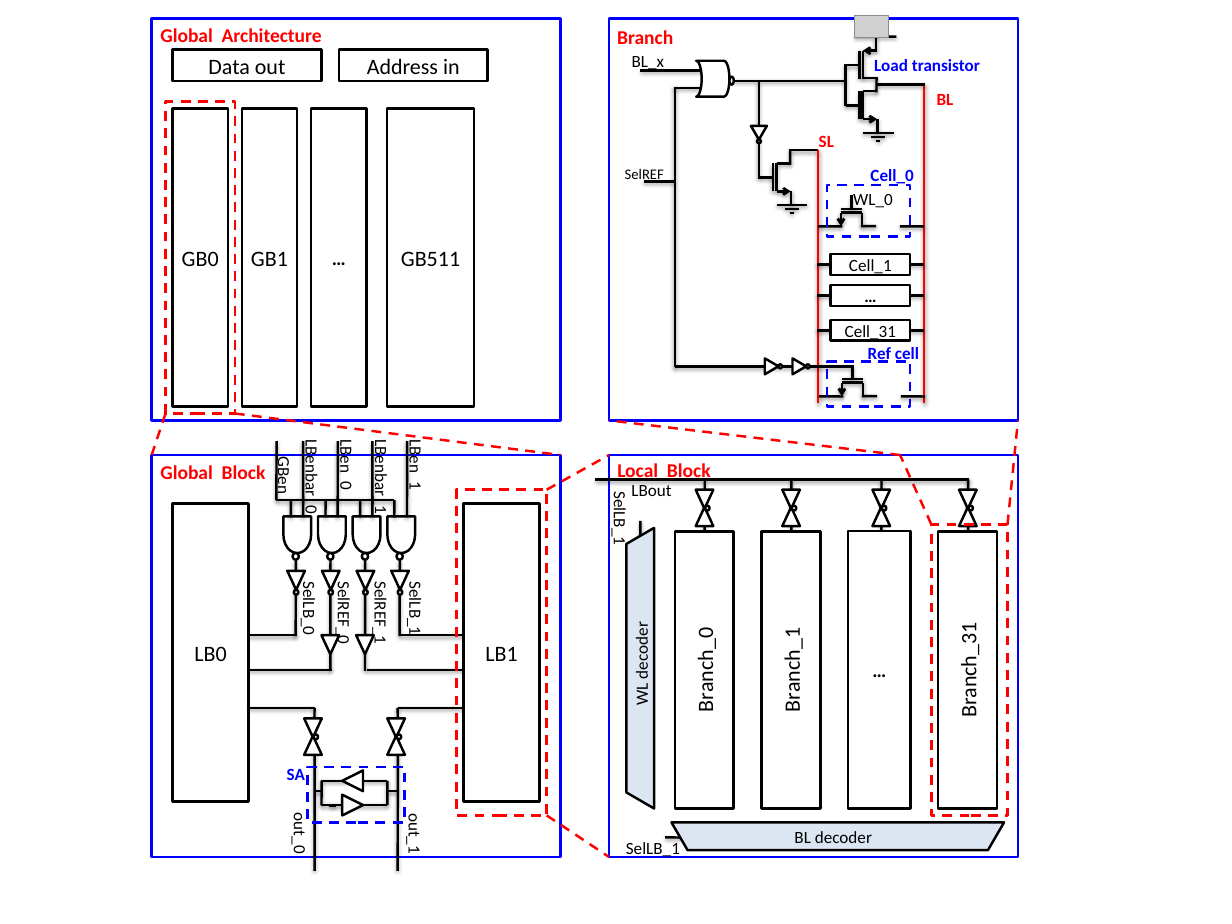
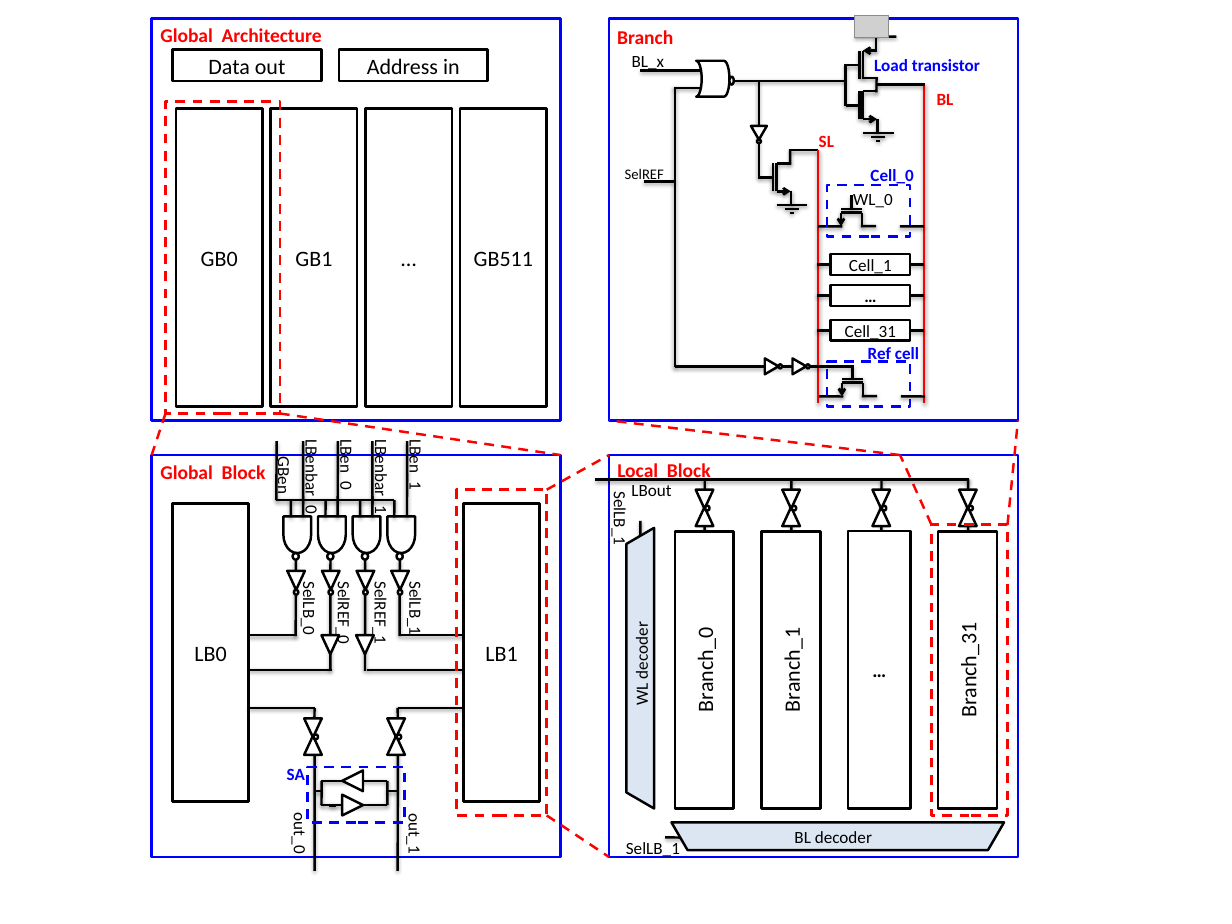
Before and after one commit to alexander-standaert/Thesis-Design-of-RRam, a slide deck: slide 1 of Thesis/fig/figure paper.pptx. Drawn at 1232x924 pixels with LibreOffice and Linux fonts; fonts in the diff are those of the drawing; grey boxes stand for pictures; background and template pictures are left out. Boxes give left, top, right and bottom in pixels: in the first picture for what was removed or moved away, otherwise in the second. Text is boxed around its words. In the diff, an @@ line names an element or a change of style, - is before the commit and + after.

```diff
--- a/Thesis/fig/figure paper.pptx
+++ b/Thesis/fig/figure paper.pptx
@@ rectangle: place and size @@
-rectangle at [165, 102, 235, 414]
+rectangle at [165, 102, 280, 414]
@@ rectangle "GB0": place and size @@
-rectangle "GB0" at [172, 108, 228, 407]
+rectangle "GB0" at [176, 108, 262, 407]
@@ rectangle "GB1": place and size @@
-rectangle "GB1" at [242, 108, 297, 407]
+rectangle "GB1" at [271, 108, 357, 407]
@@ rectangle "…": place and size @@
-rectangle "…" at [312, 108, 367, 407]
+rectangle "…" at [365, 108, 451, 407]
@@ rectangle "…" at [365, 108, 451, 407]: size 16 to 18 pt, bold off @@
@@ rectangle "GB511": place and size @@
-rectangle "GB511" at [387, 108, 473, 407]
+rectangle "GB511" at [460, 108, 546, 407]
@@ line moved from (235, 414) - (561, 455) to (280, 414) - (561, 455) @@
```
Also in this commit, not shown: 13 other files.
